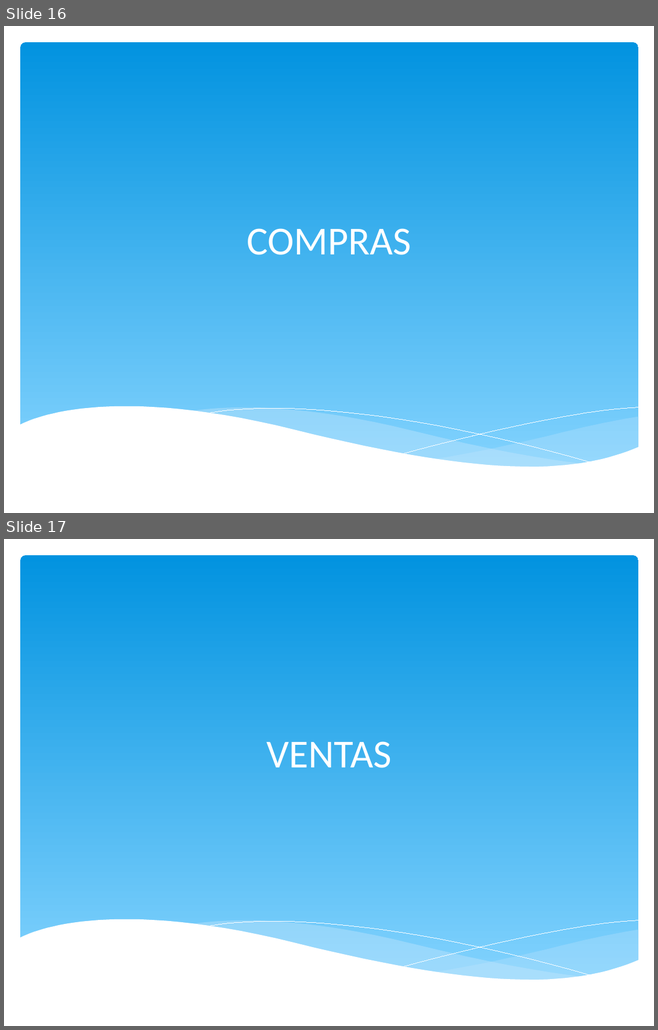
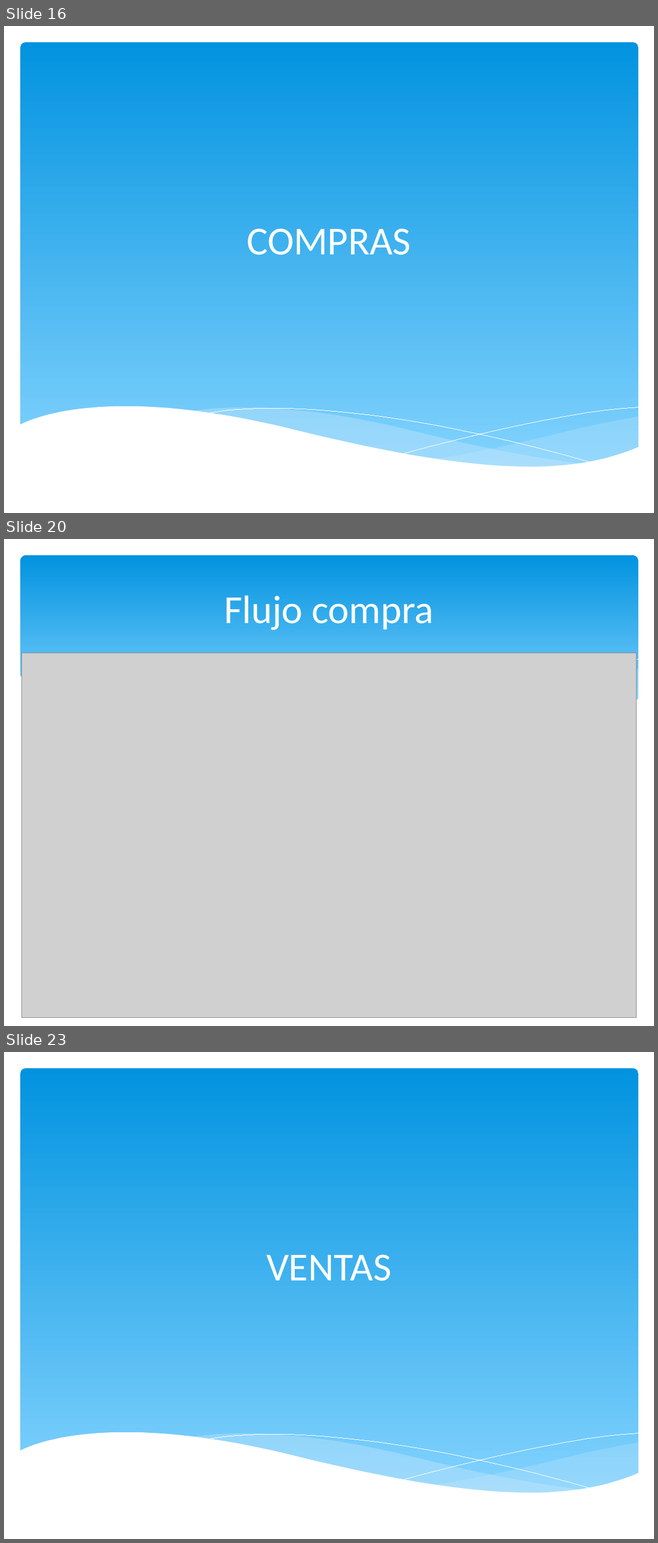
Before and after one commit to igodeveloper/infocomedor, a slide deck: presentacion/INFOCOMEDOR - PPT.pptx. Shown one above the other, each under a label of ours: slides 16 and 17 before the commit, slides 16, 20 and 23 after it; the slides between them are not shown. The pictures are 658x1030 and 658x1543 pixels, drawn with LibreOffice and Linux fonts; fonts in the diff are those of the drawing; grey boxes stand for pictures. Boxes give left, top, right and bottom in pixels: in the first picture for what was removed or moved away, otherwise in the second. Text is boxed around its words. In the diff, an @@ line names an element or a change of style, - is before the commit and + after.

```diff
--- a/presentacion/INFOCOMEDOR - PPT.pptx
+++ b/presentacion/INFOCOMEDOR - PPT.pptx
@@ slide 20 added at (4, 539, 654, 1026), background #FFFFFF @@
@@ rounded rectangle added at (20, 555, 638, 730), fill gradient #0293E0 to #83D3FE @@
@@ title added at (224, 595, 433, 630), 44 pt, text #FFFFFF @@
+Flujo compra
@@ freeform shape added at (19, 658, 639, 752), fill #FFFFFF @@
@@ picture added at (22, 653, 636, 1017) @@
@@ freeform shape added at (402, 659, 637, 705), outline #FFFFFF 0 pt @@
@@ freeform shape added at (433, 669, 638, 719), fill #C6E7FC at 29% opacity @@
@@ what was slide 17 is now slide 23 @@
```
Also in this commit, not shown: 12 other slides added.
